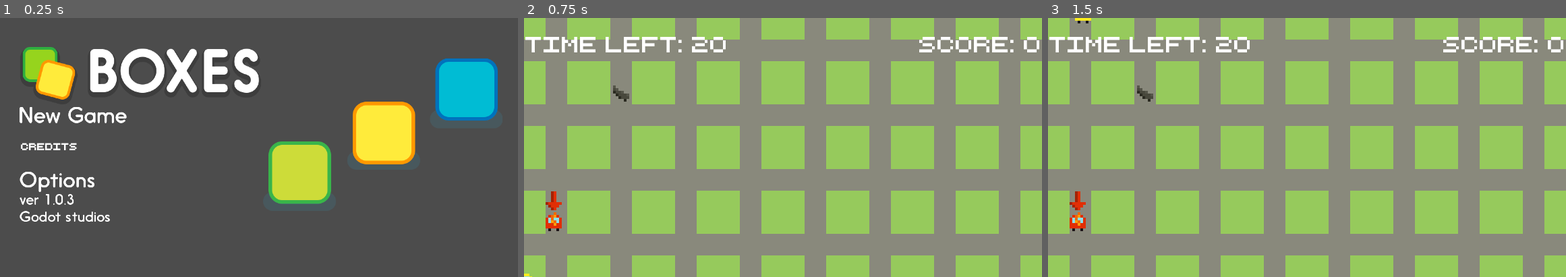
Above: before the commit, frames 1-3 (left to right).
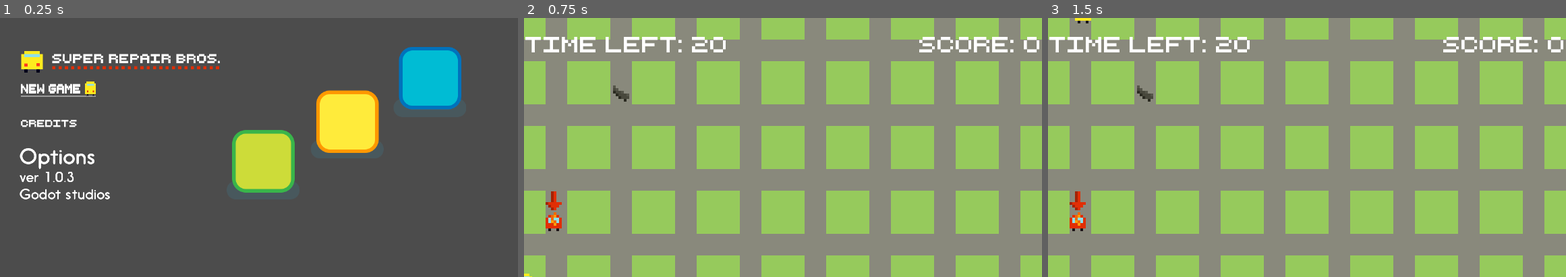
Above: after the commit, the same moments.

Repository: super-repair-bros/super-repair-bros
Game: Godot game, scene res://Scenes/TitleScreen/TitleScreen.tscn
Same seed, same stepped clock (60 frames per second), same inputs: the game is played once before the commit and once after it.
Inputs (mouse positions are in pixels of both pictures, inside the frame that each line leads up to; where the layout moved, square brackets give the same spot in the first picture):
- Up to frame 1 (0.25 s): no input
- Up to frame 2 (0.75 s): click (648, 87) [663, 113] at 0.5 s
- Up to frame 3 (1.5 s): tap Enter at 1.25 s; hold D (right) from 1.28 s (still down)

The runs differ from the first frame. In frame 1, 19% of the frame differs, in the area x 3-97%, y 11-79%; in frame 2, nothing differs; in frame 3, nothing differs.

Commit message:
changed New Game button

Diff:
--- a/Scenes/TitleScreen/TitleScreen.tscn
+++ b/Scenes/TitleScreen/TitleScreen.tscn
@@ -1,13 +1,14 @@
-[gd_scene load_steps=9 format=2]
+[gd_scene load_steps=10 format=2]
 
 [ext_resource path="res://Scenes/TitleScreen/TitleScreen.gd" type="Script" id=1]
 [ext_resource path="res://Assets/Graphics/menus/VersionLabel.png" type="Texture" id=2]
 [ext_resource path="res://Assets/Graphics/menus/Characters.png" type="Texture" id=3]
-[ext_resource path="res://Assets/Graphics/menus/NewGameLabel.png" type="Texture" id=4]
-[ext_resource path="res://Assets/Graphics/menus/TitleLabel.png" type="Texture" id=5]
+[ext_resource path="res://Assets/Graphics/text/text_new_game.png" type="Texture" id=4]
+[ext_resource path="res://Assets/Graphics/logo/super_repair_bros_logo.png" type="Texture" id=5]
 [ext_resource path="res://Assets/Graphics/menus/OptionsLabel.png" type="Texture" id=6]
 [ext_resource path="res://Assets/Graphics/text/text_credits.png" type="Texture" id=7]
 [ext_resource path="res://Assets/Graphics/text/text_credits_focus.png" type="Texture" id=8]
+[ext_resource path="res://Assets/Graphics/text/text_new_game_focus.png" type="Texture" id=9]
 
 [node name="TitleScreen" type="Control"]
 anchor_right = 1.0
@@ -32,62 +33,65 @@
 
 [node name="HBoxContainer" type="HBoxContainer" parent="MainMenu"]
 margin_right = 1074.0
-margin_bottom = 387.0
+margin_bottom = 401.0
 
 [node name="VBoxContainer" type="VBoxContainer" parent="MainMenu/HBoxContainer"]
-margin_right = 537.0
-margin_bottom = 387.0
+margin_right = 456.0
+margin_bottom = 401.0
 
 [node name="TitleLabel" type="TextureRect" parent="MainMenu/HBoxContainer/VBoxContainer"]
-margin_right = 537.0
-margin_bottom = 129.0
+margin_right = 456.0
+margin_bottom = 64.0
 texture = ExtResource( 5 )
 
 [node name="VBoxContainer" type="VBoxContainer" parent="MainMenu/HBoxContainer/VBoxContainer"]
-margin_top = 133.0
-margin_right = 537.0
-margin_bottom = 321.0
+margin_top = 68.0
+margin_right = 456.0
+margin_bottom = 335.0
 size_flags_vertical = 3
 custom_constants/separation = 30
 alignment = 1
 
 [node name="NewGameLabel" type="TextureButton" parent="MainMenu/HBoxContainer/VBoxContainer/VBoxContainer"]
-margin_top = 39.0
-margin_right = 537.0
-margin_bottom = 75.0
+margin_top = 32.0
+margin_right = 456.0
+margin_bottom = 80.0
 texture_normal = ExtResource( 4 )
+texture_hover = ExtResource( 9 )
+texture_focused = ExtResource( 9 )
 
 [node name="CreditsLabel" type="TextureButton" parent="MainMenu/HBoxContainer/VBoxContainer/VBoxContainer"]
-margin_top = 105.0
-margin_right = 537.0
-margin_bottom = 141.0
+margin_top = 110.0
+margin_right = 456.0
+margin_bottom = 158.0
 texture_normal = ExtResource( 7 )
 texture_hover = ExtResource( 8 )
 texture_focused = ExtResource( 8 )
 
 [node name="ExitLabel" type="TextureButton" parent="MainMenu/HBoxContainer/VBoxContainer/VBoxContainer"]
-margin_top = 171.0
-margin_right = 537.0
-margin_bottom = 217.0
+margin_top = 188.0
+margin_right = 456.0
+margin_bottom = 234.0
 texture_normal = ExtResource( 6 )
 
 [node name="VersionLabel" type="TextureRect" parent="MainMenu/HBoxContainer/VBoxContainer"]
-margin_top = 325.0
-margin_right = 537.0
-margin_bottom = 387.0
+margin_top = 339.0
+margin_right = 456.0
+margin_bottom = 401.0
 texture = ExtResource( 2 )
 
 [node name="CenterContainer" type="CenterContainer" parent="MainMenu/HBoxContainer"]
-margin_left = 541.0
+margin_left = 460.0
 margin_right = 1074.0
-margin_bottom = 387.0
+margin_bottom = 401.0
 size_flags_horizontal = 3
 size_flags_vertical = 3
 
 [node name="Characters" type="TextureRect" parent="MainMenu/HBoxContainer/CenterContainer"]
-margin_top = 24.0
-margin_right = 533.0
-margin_bottom = 363.0
+margin_left = 40.0
+margin_top = 31.0
+margin_right = 573.0
+margin_bottom = 370.0
 texture = ExtResource( 3 )
 
 [node name="Camera2D" type="Camera2D" parent="."]
Not shown, added: Assets/Graphics/text/text_new_game.png.import
Not shown, added: Assets/Graphics/text/text_new_game_focus.png.import
